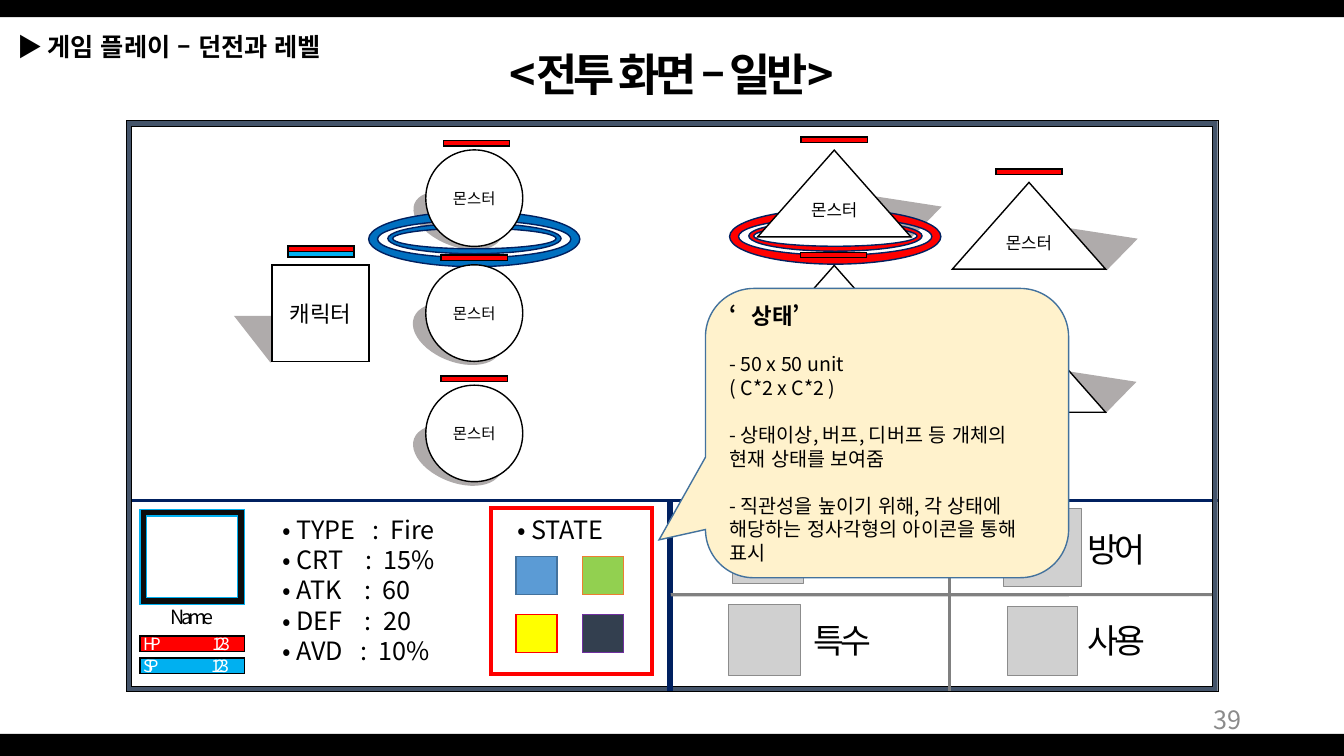
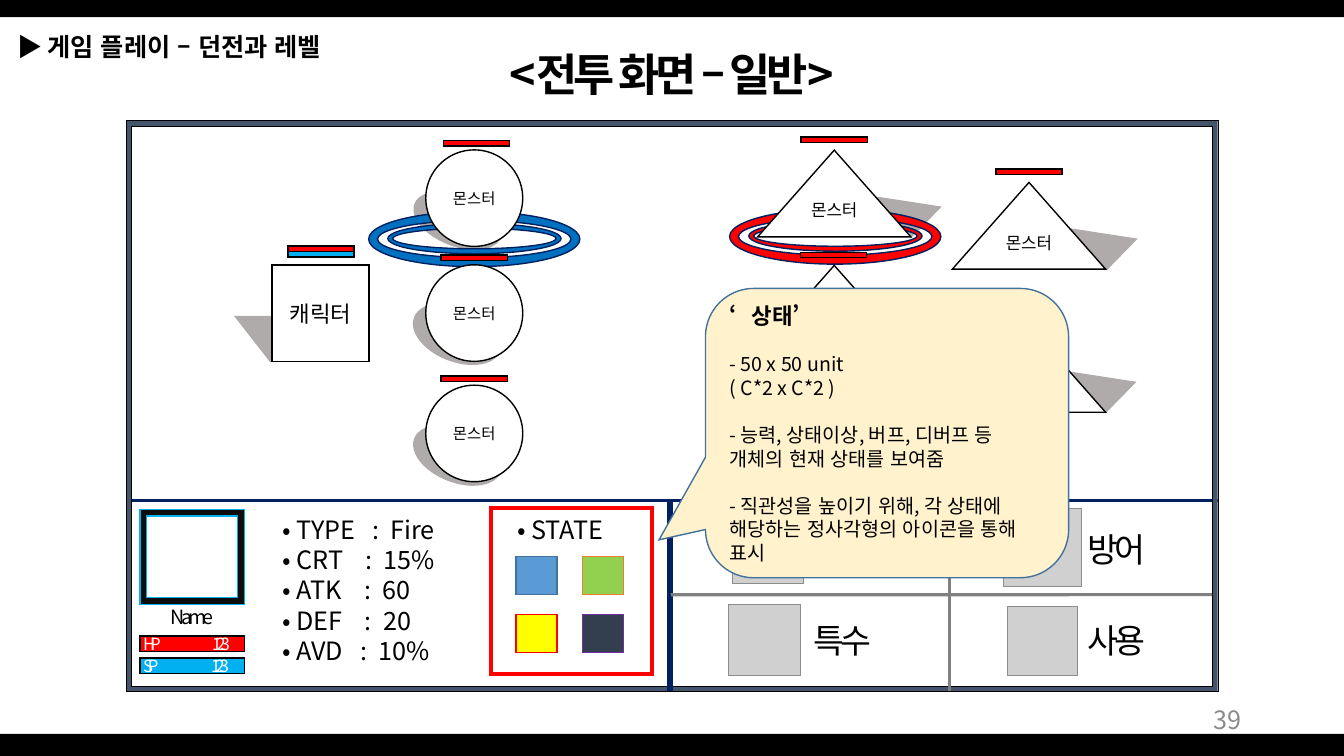
Before and after one commit to Bumizi/GameDesign, a slide deck: slide 39 of 2018 동계방학 기획자 특훈/Dungeon Tamer_1901011.pptx. Drawn at 1344x756 pixels with LibreOffice and Linux fonts; fonts in the diff are those of the drawing; grey boxes stand for pictures. Boxes give left, top, right and bottom in pixels: in the first picture for what was removed or moved away, otherwise in the second. Text is boxed around its words. In the diff, an @@ line names an element or a change of style, - is before the commit and + after.

```diff
--- a/2018 동계방학 기획자 특훈/Dungeon Tamer_1901011.pptx
+++ b/2018 동계방학 기획자 특훈/Dungeon Tamer_1901011.pptx
@@ text in rounded speech box at (729, 425, 1017, 562): text changed @@
-- 상태이상, 버프, 디버프 등 개체의 현재 상태를 보여줌
-- 직관성을 높이기 위해, 각 상태에 해당하는 정사각형의 아이콘을 통해 표시
+- 능력, 상태이상, 버프, 디버프 등 개체의 현재 상태를 보여줌
+- 직관성을 높이기 위해, 각 상태에 해당하는 정사각형의 아이콘을 통해 표시
```
Also in this commit, not shown: 8 other slides changed, 2 slides added, 2 other files.
